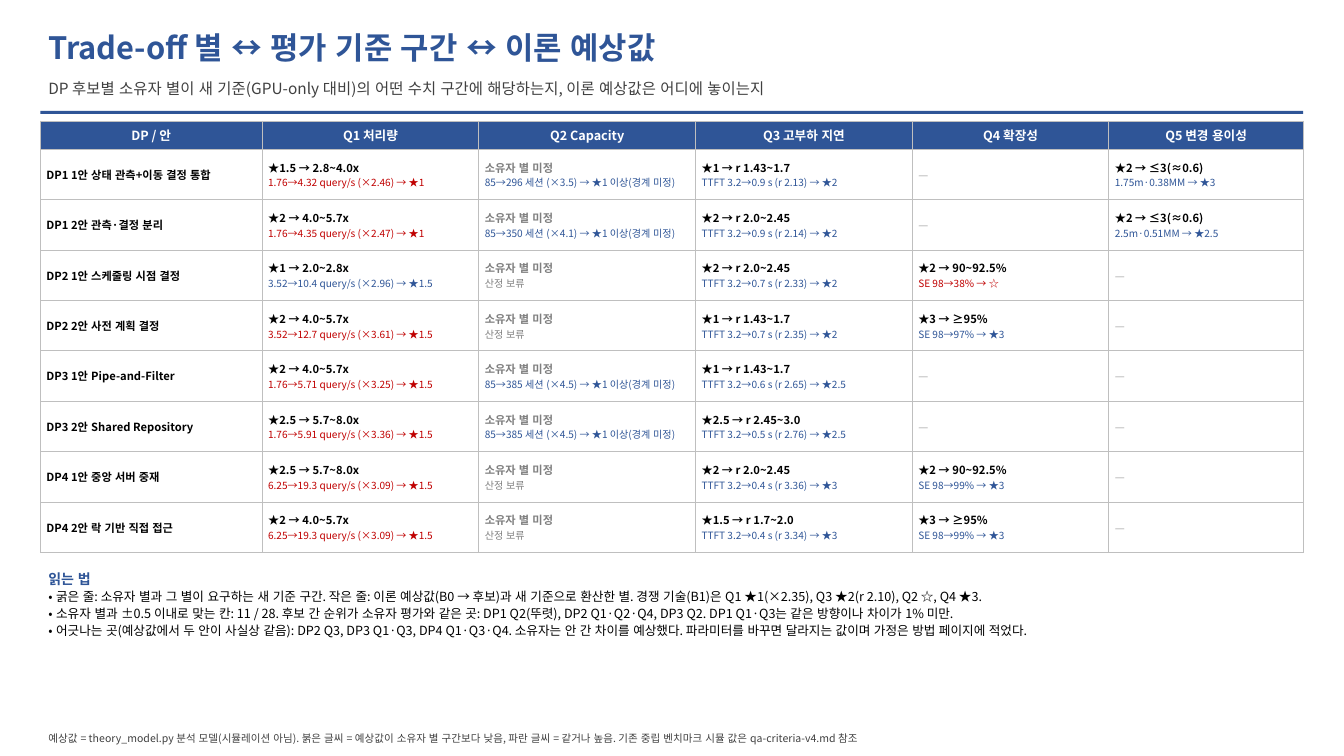
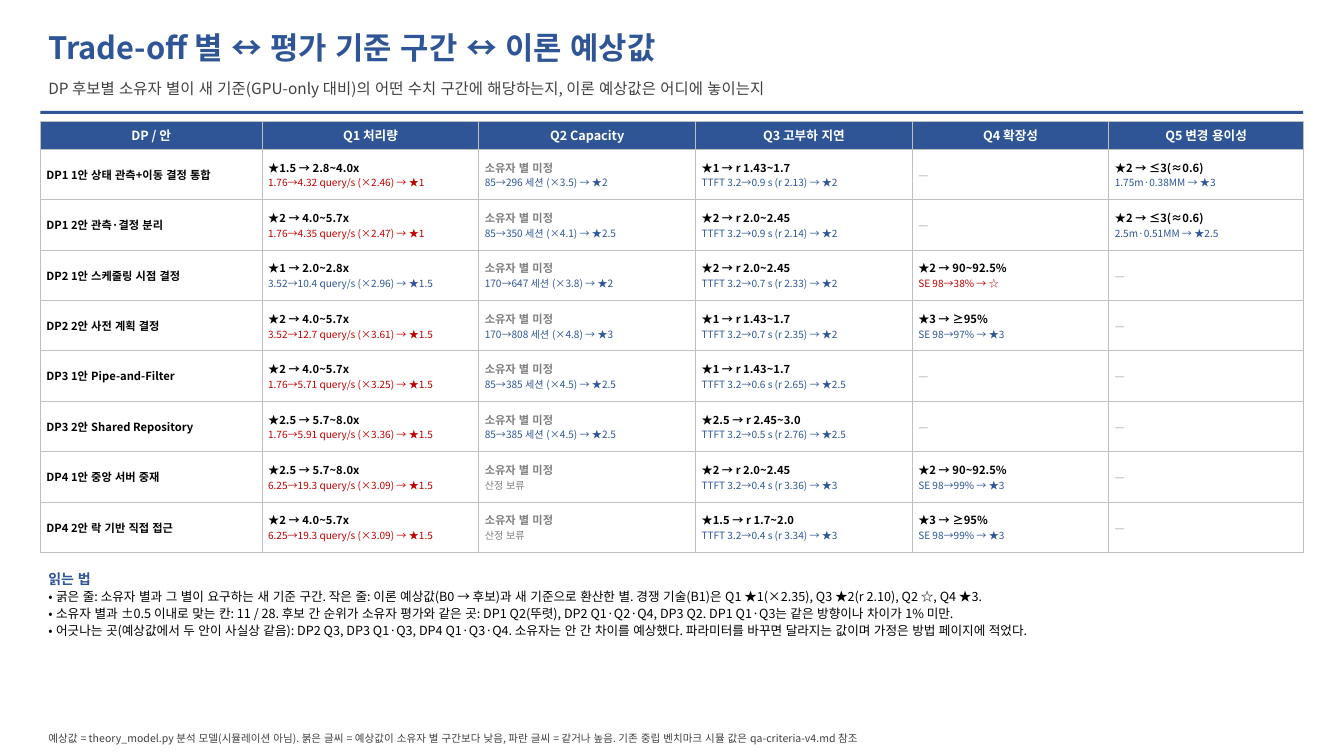
Before and after one commit to mkim0628/vllm, a slide deck: slide 24 of doc-mk/QA-criteria-v4/DP-QA-criteria-v4.pptx. Drawn at 1344x756 pixels with LibreOffice and Linux fonts; fonts in the diff are those of the drawing. Boxes give left, top, right and bottom in pixels: in the first picture for what was removed or moved away, otherwise in the second. Text is boxed around its words. In the diff, an @@ line names an element or a change of style, - is before the commit and + after.

```diff
--- a/doc-mk/QA-criteria-v4/DP-QA-criteria-v4.pptx
+++ b/doc-mk/QA-criteria-v4/DP-QA-criteria-v4.pptx
@@ table at box(40, 121, 1304, 553) @@
-row 2, column 3: 소유자 별 미정 / 85→296 세션 (×3.5) → ★1 이상(경계 미정)
+row 2, column 3: 소유자 별 미정 / 85→296 세션 (×3.5) → ★2
-row 3, column 3: 소유자 별 미정 / 85→350 세션 (×4.1) → ★1 이상(경계 미정)
+row 3, column 3: 소유자 별 미정 / 85→350 세션 (×4.1) → ★2.5
-row 4, column 3: 소유자 별 미정 / 산정 보류
+row 4, column 3: 소유자 별 미정 / 170→647 세션 (×3.8) → ★2
-row 5, column 3: 소유자 별 미정 / 산정 보류
+row 5, column 3: 소유자 별 미정 / 170→808 세션 (×4.8) → ★3
-row 6, column 3: 소유자 별 미정 / 85→385 세션 (×4.5) → ★1 이상(경계 미정)
+row 6, column 3: 소유자 별 미정 / 85→385 세션 (×4.5) → ★2.5
-row 7, column 3: 소유자 별 미정 / 85→385 세션 (×4.5) → ★1 이상(경계 미정)
+row 7, column 3: 소유자 별 미정 / 85→385 세션 (×4.5) → ★2.5
```
Also in this commit, not shown: 6 other slides changed, 5 other files.
